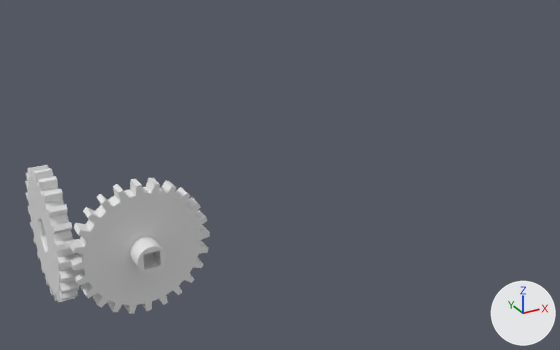
One commit to the Blender file UselessMachine/blender/0001_blocking.blend: the scene before it, then after it.
Camera for both pictures: a camera (50 mm lens) standing at (-52.1, -166.8, 94.6) and looking at (44.1, 8.1, 7.2). The lights are fixed; the arrows at lower right show +X, +Y and +Z. The picture after the commit comes second. The same objects are shown in both versions, whatever each file hides.

Objects in the first picture: 'gear_a.001', 'gear_b.001'.
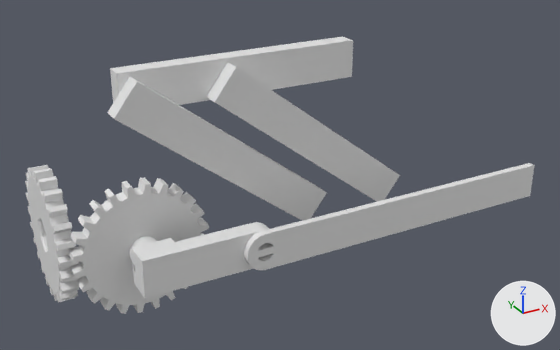
What differs and where, as boxes [x1, y1, x2, y2] in the pictures (560 x 350 px):
'gear_b.001', reshaped
    before: [69, 178, 210, 314]
    after: [68, 178, 209, 314]
'oscillator.001', added
    after: [244, 163, 535, 270]
'beam_a.001', added
    after: [107, 76, 326, 221]
'poker.001', added
    after: [110, 37, 353, 105]
'beam_b.001', added
    after: [206, 62, 400, 202]
'arm.001', added
    after: [131, 222, 269, 298]

What changed in the scene script:
```text
Change me_cylinder_013:
    used by ob_gear_b_001; location = (0.0, 0.0, 0.0); rotation_euler = (1.571, 0.0, 0.0), in degrees (90, 0, 0); scale = (30.5, 30.5, 4.3)
    remove me_cylinder_013.from_pydata(...)  # 520 vertices, 520 faces; spans x -0.58..0.58, y -0.58..0.58, z -0.5..1.81
    add me_cylinder_013.from_pydata(...)  # 524 vertices, 524 faces; spans x -0.58..0.58, y -0.58..0.58, z -0.5..2.56
    me_cylinder_013 part 1: 2 vertices moved within x -0.11, y -0.04..0.04, z -0.5; 402 vertices removed from x -0.58..0.58, y -0.58..0.58, z -0.5..1.81; 406 vertices added at x -0.58..0.58, y -0.58..0.58, z -0.5..2.56
Add me_cylinder_024:
    me_cylinder_024.from_pydata(...)  # 262 vertices, 264 faces; spans x -8.99..0.5, y -0.5..0.5, z -2.75..0.5
Add me_cube_018:
    me_cube_018.from_pydata(...)  # 330 vertices, 334 faces; spans x -0.19..1.19, y -0.5..1.0, z -0.5..0.5
Add ob_oscillator_001:
    ob_oscillator_001 = bpy.data.objects.new('oscillator.001', me_cylinder_024)
    ob_oscillator_001.location = (26.0, -16.5, 0.0)
    ob_oscillator_001.rotation_euler = (1.571, 3.142, 0.0)  # degrees (90, 180, 0)
    ob_oscillator_001.scale = (10.0, 10.0, 2.0)
Add ob_poker_001:
    ob_poker_001 = bpy.data.objects.new('poker.001', me_cube_011.copy())  # the mesh of ob_poker
    ob_poker_001.location = (-1.7, 5.0, 39.4)
    ob_poker_001.scale = (65.0, 5.0, 10.0)
Add ob_beam_b_001:
    ob_beam_b_001 = bpy.data.objects.new('beam_b.001', me_cube_011.copy())  # the mesh of ob_poker
    ob_beam_b_001.location = (75.0, 0.0, 0.0)
    ob_beam_b_001.rotation_euler = (0.0, -2.49, 0.0)  # degrees (0, -143, 0)
    ob_beam_b_001.scale = (65.0, 5.0, 10.0)
Add ob_beam_a_001:
    ob_beam_a_001 = bpy.data.objects.new('beam_a.001', me_cube_011.copy())  # the mesh of ob_poker
    ob_beam_a_001.location = (50.0, 0.0, 0.0)
    ob_beam_a_001.rotation_euler = (0.0, -2.49, 0.0)  # degrees (0, -143, 0)
    ob_beam_a_001.scale = (65.0, 5.0, 10.0)
Add ob_arm_001:
    ob_arm_001 = bpy.data.objects.new('arm.001', me_cube_018)
    ob_arm_001.location = (0.0, -13.0, 0.0)
    ob_arm_001.scale = (26.0, 5.0, 10.0)
```
